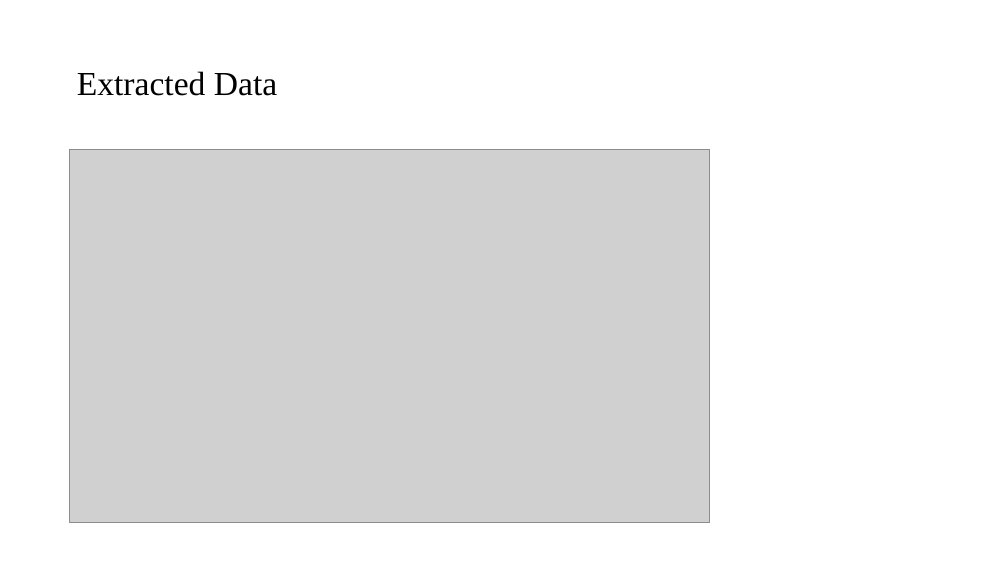
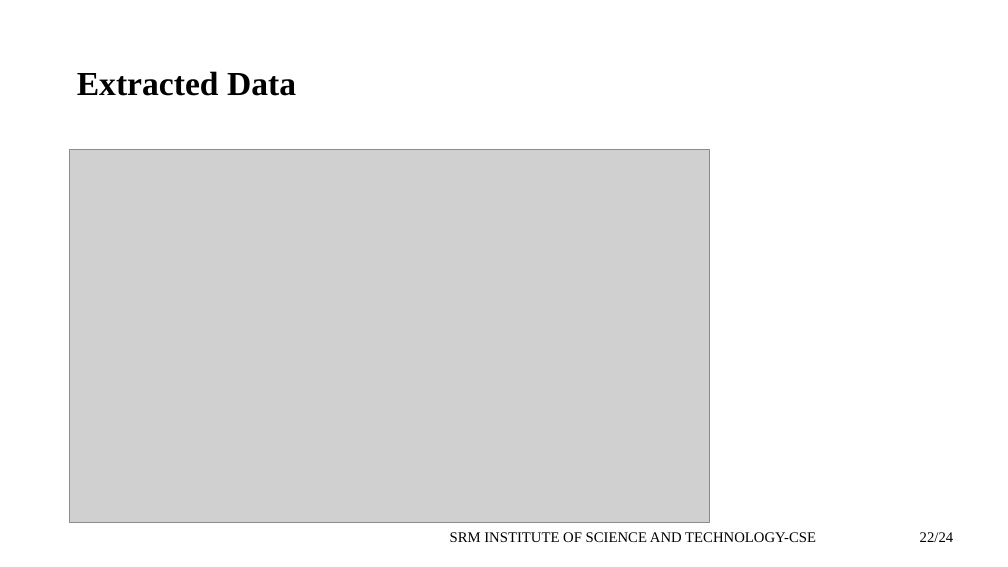
Before and after one commit to akhilmantha/Reverse-Data-Hiding-Using-Histogram-Comparison-And-MPE-Predictors, a slide deck: slide 22 of Research/Presentation/ppt (11) (1).pptx (slide 20 before the commit). Drawn at 1008x567 pixels with LibreOffice and Linux fonts; fonts in the diff are those of the drawing; grey boxes stand for pictures. Boxes give left, top, right and bottom in pixels: in the first picture for what was removed or moved away, otherwise in the second. Text is boxed around its words. In the diff, an @@ line names an element or a change of style, - is before the commit and + after.

```diff
--- a/Research/Presentation/ppt (11) (1).pptx
+++ b/Research/Presentation/ppt (11) (1).pptx
@@ title "Extracted Data" at (x1=77, y1=71, x2=296, y2=96): bold on @@
@@ text added at (x1=450, y1=532, x2=816, y2=542), 14 pt, text #000000 @@
+SRM INSTITUTE OF SCIENCE AND TECHNOLOGY-CSE
@@ text added at (x1=920, y1=532, x2=954, y2=542), 14 pt, text #000000 @@
+22/24
```
Also in this commit, not shown: 18 other slides changed, 5 slides added, 3 slides removed.
